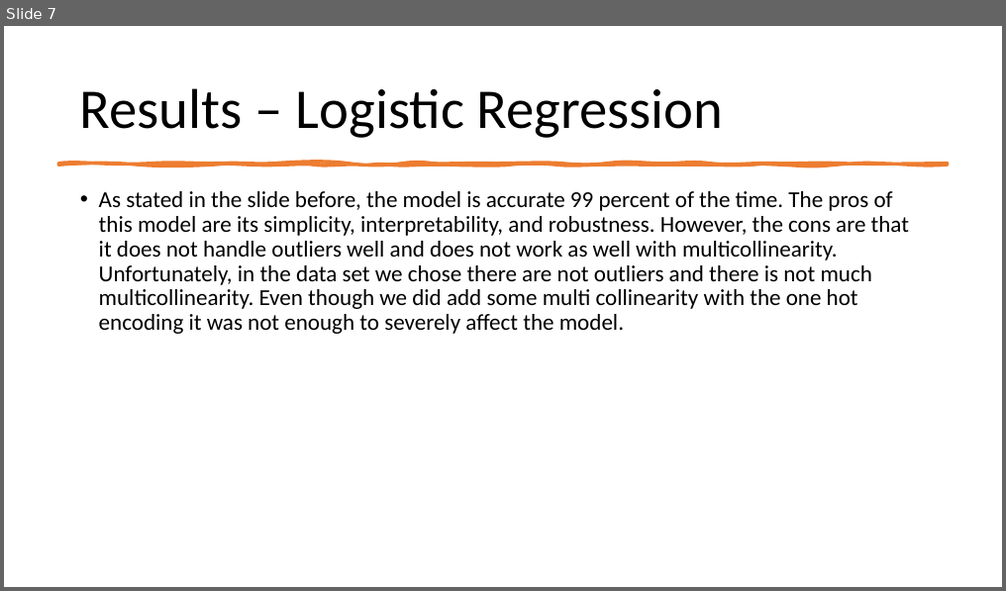
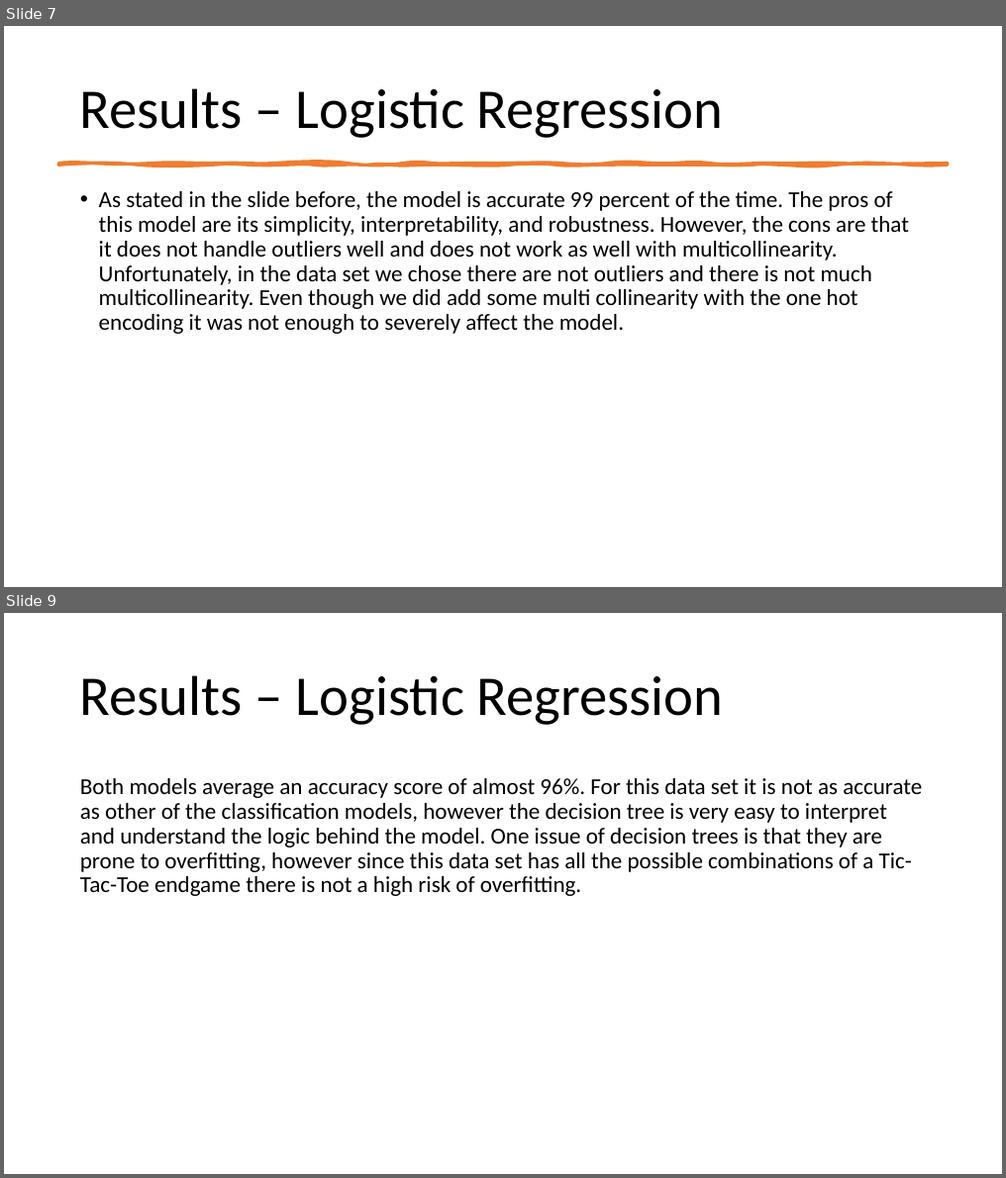
Before and after one commit to Patricker75/Data-Science-Project, a slide deck: Presentation.pptx. Shown one above the other, each under a label of ours: slide 7 before the commit, slides 7 and 9 after it; the slides between them are not shown. The pictures are 1006x591 and 1006x1178 pixels, drawn with LibreOffice and Linux fonts; fonts in the diff are those of the drawing. Boxes give left, top, right and bottom in pixels: in the first picture for what was removed or moved away, otherwise in the second. Text is boxed around its words. In the diff, an @@ line names an element or a change of style, - is before the commit and + after.

```diff
--- a/Presentation.pptx
+++ b/Presentation.pptx
@@ slide 9 added at <box>4,613,1002,1174</box>, background #FFFFFF @@
@@ title added at <box>80,675,724,725</box>, 54 pt, text #000000 @@
+Results – Logistic Regression
@@ text added at <box>80,778,922,896</box>, 22 pt, text #000000 @@
+Both models average an accuracy score of almost 96%. For this data set it is not as accurate as other of the classification models, however the decision tree is very easy to interpret and understand the logic behind the model. One issue of decision trees is that they are prone to overfitting, however since this data set has all the possible combinations of a Tic-Tac-Toe endgame there is not a high risk of overfitting.
```
Also in this commit, not shown: 2 other slides added.
